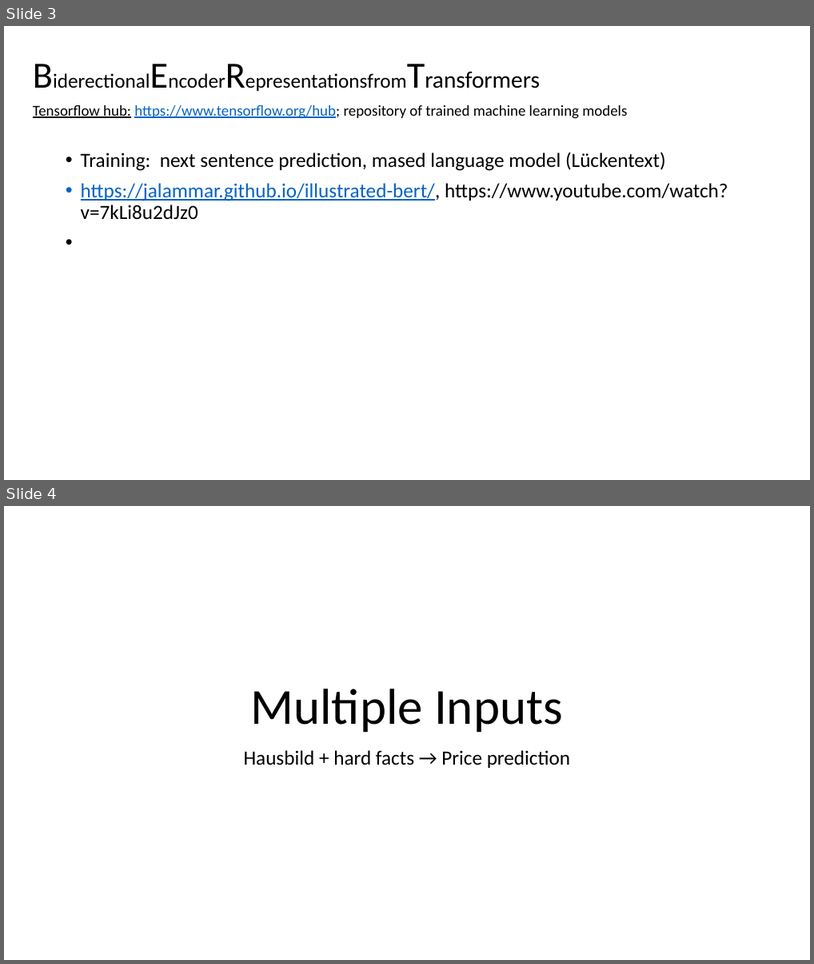
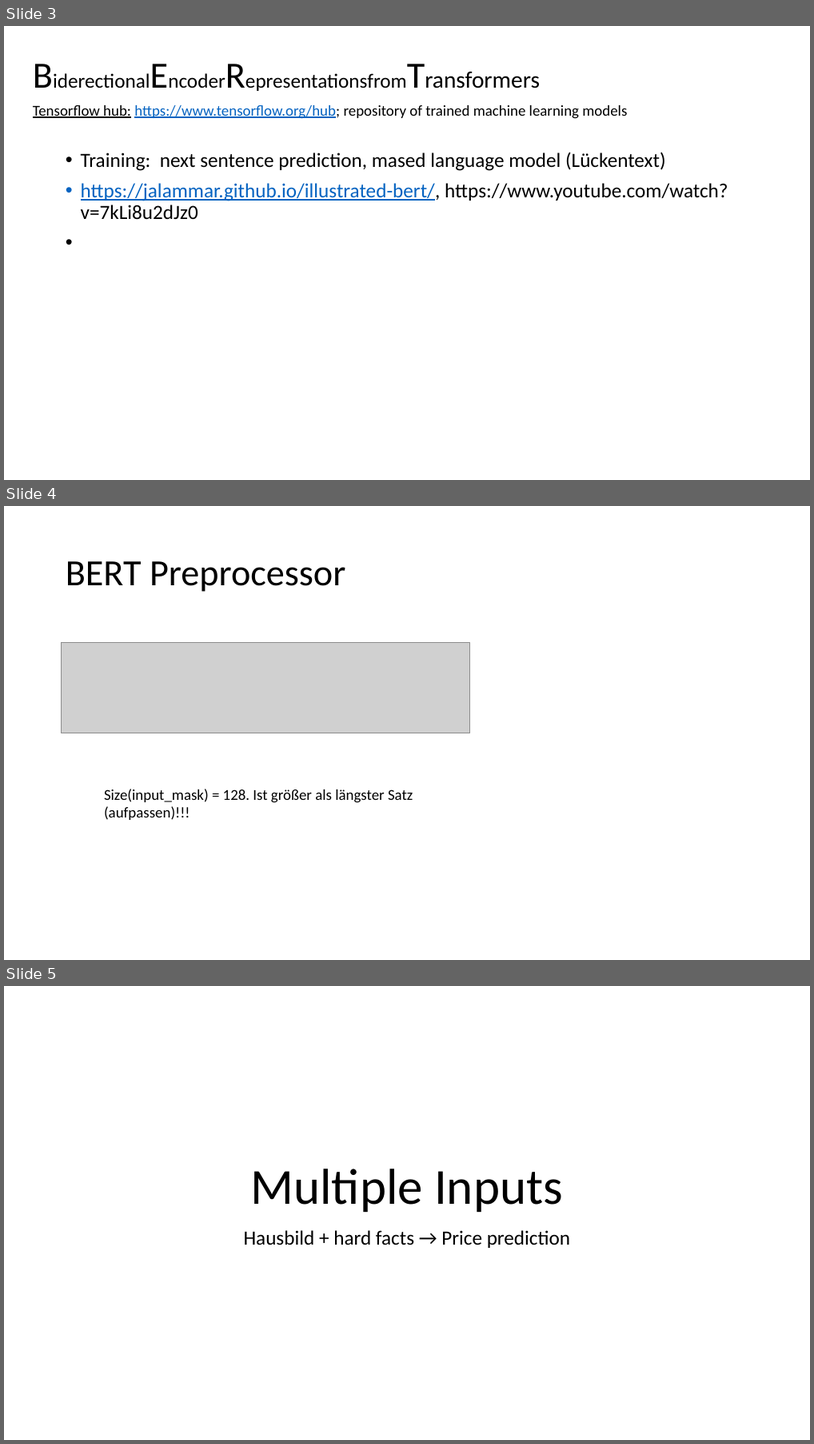
Before and after one commit to LMMKsolutions/Scraping, a slide deck: Knowledge.pptx. Shown one above the other, each under a label of ours: slides 3 and 4 before the commit, slides 3, 4 and 5 after it. The pictures are 814x964 and 814x1444 pixels, drawn with LibreOffice and Linux fonts; fonts in the diff are those of the drawing; grey boxes stand for pictures. Boxes give left, top, right and bottom in pixels: in the first picture for what was removed or moved away, otherwise in the second. Text is boxed around its words. In the diff, an @@ line names an element or a change of style, - is before the commit and + after.

```diff
--- a/Knowledge.pptx
+++ b/Knowledge.pptx
@@ slide 4 added at (x1=4, y1=506, x2=810, y2=960), background #FFFFFF @@
@@ title added at (x1=66, y1=561, x2=346, y2=592), 44 pt, text #000000 @@
+BERT Preprocessor
@@ picture added at (x1=61, y1=643, x2=470, y2=733) @@
@@ text added at (x1=104, y1=788, x2=413, y2=820), 18 pt, text #000000 @@
+Size(input_mask) = 128. Ist größer als längster Satz (aufpassen)!!!
@@ what was slide 4 is now slide 5 @@
```
Also in this commit, not shown: 1 other file.
